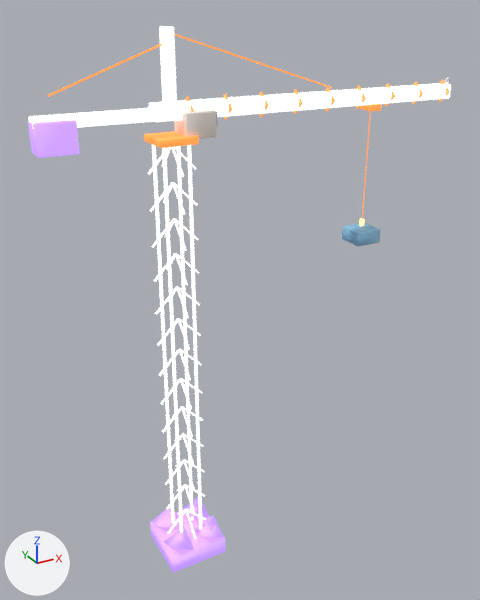
A saved change to the glTF model public/models/lod/crane.glb.
Camera for both pictures: a 50 mm lens placed at (-13.7, -32.3, 33.4), pointed at (4.6, 1.0, 16.7). The axes (+X, +Y, +Z) are drawn at lower left. The lights are the same throughout. The picture after the commit comes second. Where no turn or scale is listed for an object, it has been applied to the vertices. Vertices at exactly the same position are counted once.

The first picture shows 'crane.002', 'jib.004'.
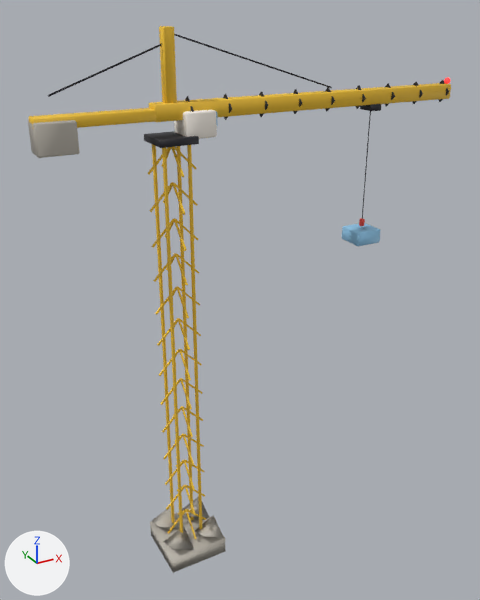
The change, as a list of edits to the scene's bpy script:
```text
Change me_jib_004:
    where me_jib_004.from_pydata(...)  # 468 vertices, 844 faces; spans x -1.0..1.0, y -0.08..0.08, z -0.5..0.5
    used by ob_jib_004; parent = ob_jib; location = (6.097, 0.00367, -1.124); scale = (13.1, 13.1, 13.1)
    me_jib_004 part 1: 711 kept faces spanning x -1.0..1.0, y -0.08..0.08, z -0.5..0.5 get new texture (UV) coordinates
Change me_crane_002:
    where me_crane_002.from_pydata(...)  # 536 vertices, 828 faces; spans x -1.9..1.9, y -1.9..1.9, z -13.6..13.6
    used by ob_crane_002; location = (0.0, 0.0, 13.61)
    me_crane_002 part 2: texture (UV) coordinates of 828 of 828 faces, centred in x -1.9..1.9, y -1.9..1.9, z -13.6..13.6, changed; they spanned u 0.56..0.94, v 0.38..0.38 and now span u 0.56..0.94, v 0.5..0.5
```

Location of each change, [x1, y1, x2, y2] in pixels of the pictures (480 x 600 px):
part 1 of me_jib_004, surface changed: [28, 26, 451, 246] in both
part 2 of me_crane_002, surface changed (darker): [147, 145, 226, 573] in both
